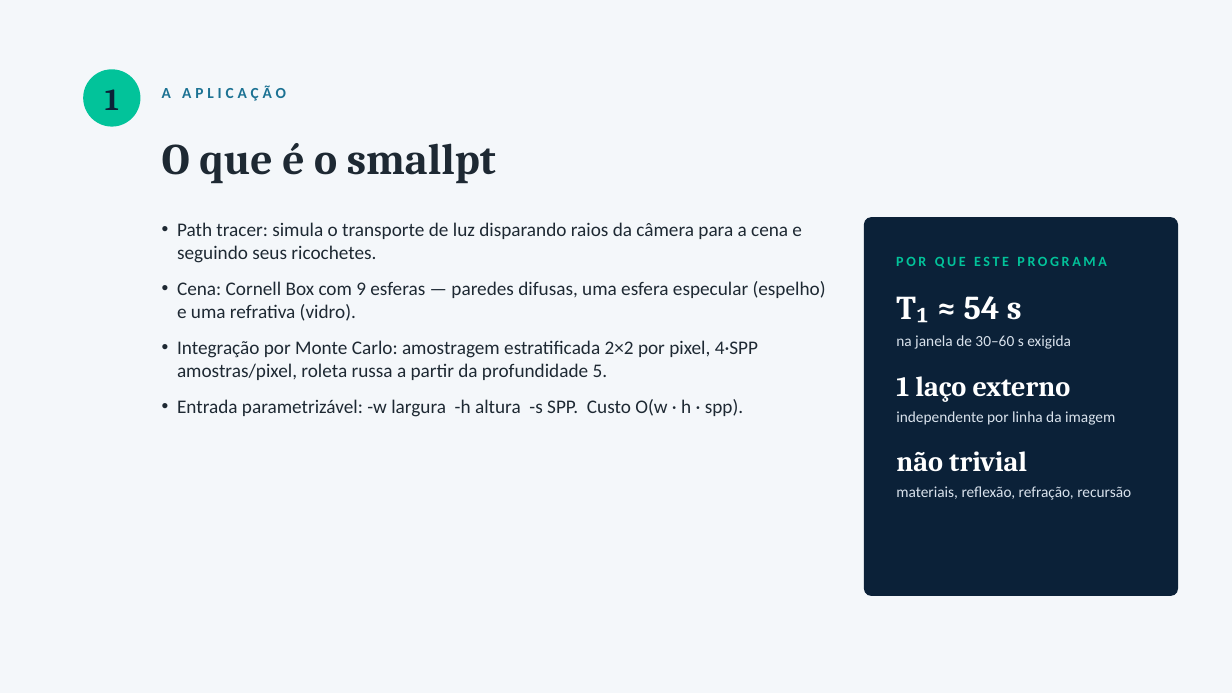
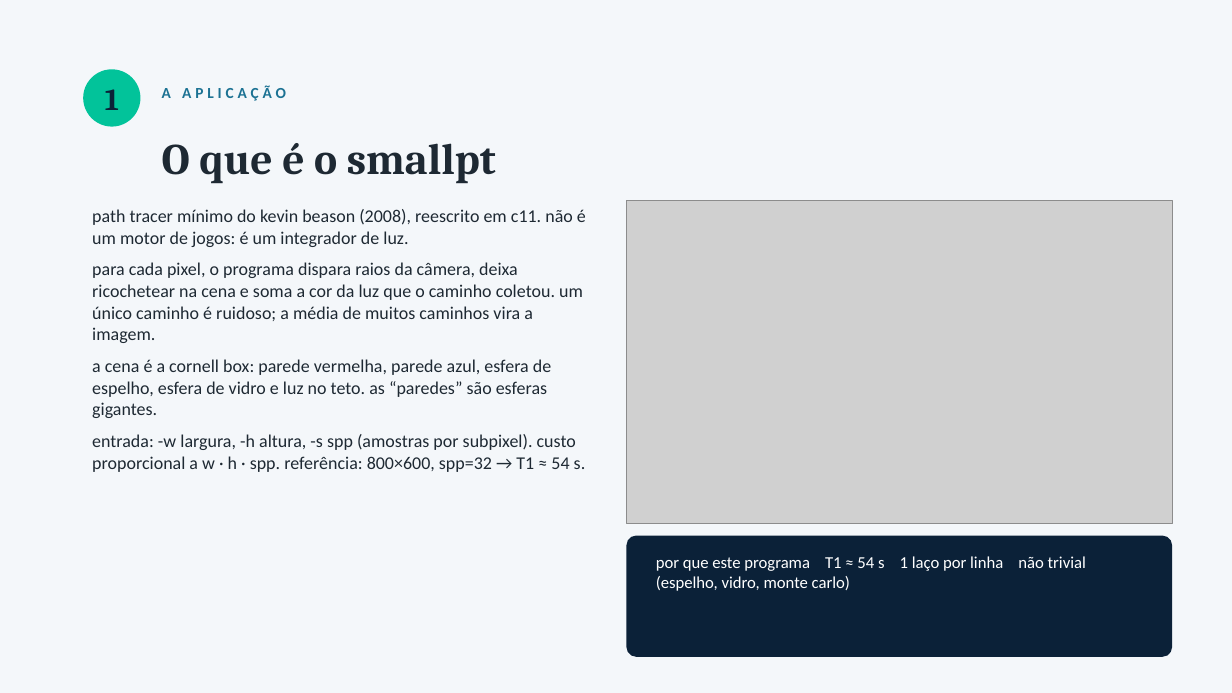
Before and after one commit to bengo501/T1-CompPar-ParalelizacaoDeUmaAplicacaoComOpenMP-, a slide deck: slide 2 of Apresentacao_T1_OpenMP.pptx. Drawn at 1232x693 pixels with LibreOffice and Linux fonts; fonts in the diff are those of the drawing; grey boxes stand for pictures. Boxes give left, top, right and bottom in pixels: in the first picture for what was removed or moved away, otherwise in the second. Text is boxed around its words. In the diff, an @@ line names an element or a change of style, - is before the commit and + after.

```diff
--- a/Apresentacao_T1_OpenMP.pptx
+++ b/Apresentacao_T1_OpenMP.pptx
@@ text at [92,209,586,472]: text changed; size 15 to 14 pt @@
-• Path tracer: simula o transporte de luz disparando raios da câmera para a cena e seguindo seus ricochetes.
-• Cena: Cornell Box com 9 esferas — paredes difusas, uma esfera especular (espelho) e uma refrativa (vidro).
-• Integração por Monte Carlo: amostragem estratificada 2×2 por pixel, 4·SPP amostras/pixel, roleta russa a partir da profundidade 5.
-• Entrada parametrizável: -w largura -h altura -s SPP. Custo O(w · h · spp).
+path tracer mínimo do kevin beason (2008), reescrito em c11. não é um motor de jogos: é um integrador de luz.
+para cada pixel, o programa dispara raios da câmera, deixa ricochetear na cena e soma a cor da luz que o caminho coletou. um único caminho é ruidoso; a média de muitos caminhos vira a imagem.
+a cena é a cornell box: parede vermelha, parede azul, esfera de espelho, esfera de vidro e luz no teto. as “paredes” são esferas gigantes.
+entrada: -w largura, -h altura, -s spp (amostras por subpixel). custo proporcional a w · h · spp. referência: 800×600, spp=32 → T1 ≈ 54 s.
@@ picture added at [627,201,1173,524] @@
@@ rounded rectangle removed at [864,217,1178,596] @@
@@ text removed at [896,257,1106,268] @@
-POR QUE ESTE PROGRAMA
@@ rounded rectangle added at [627,536,1173,657], fill #0B2138 @@
@@ text at [656,556,1086,591]: text changed; size 12 to 13 pt; text colour #D9E2EC to #FFFFFF @@
-T₁ ≈ 54 s
-na janela de 30–60 s exigida
-1 laço externo
-independente por linha da imagem
-não trivial
-materiais, reflexão, refração, recursão
+por que este programa T1 ≈ 54 s 1 laço por linha não trivial (espelho, vidro, monte carlo)
```
Also in this commit, not shown: 6 other slides changed, 3 slides added, 1 slide removed, 56 other files.
